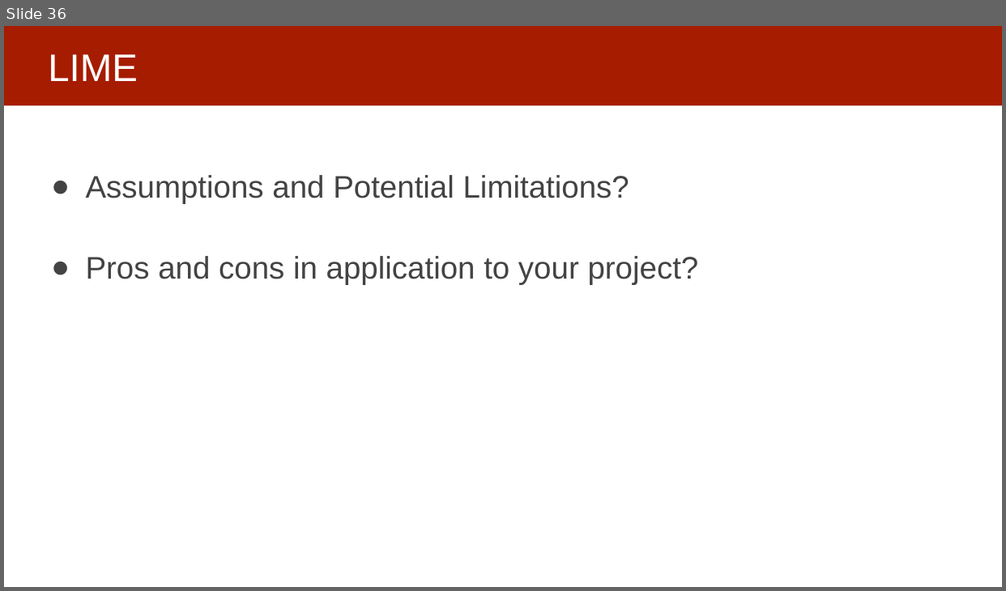
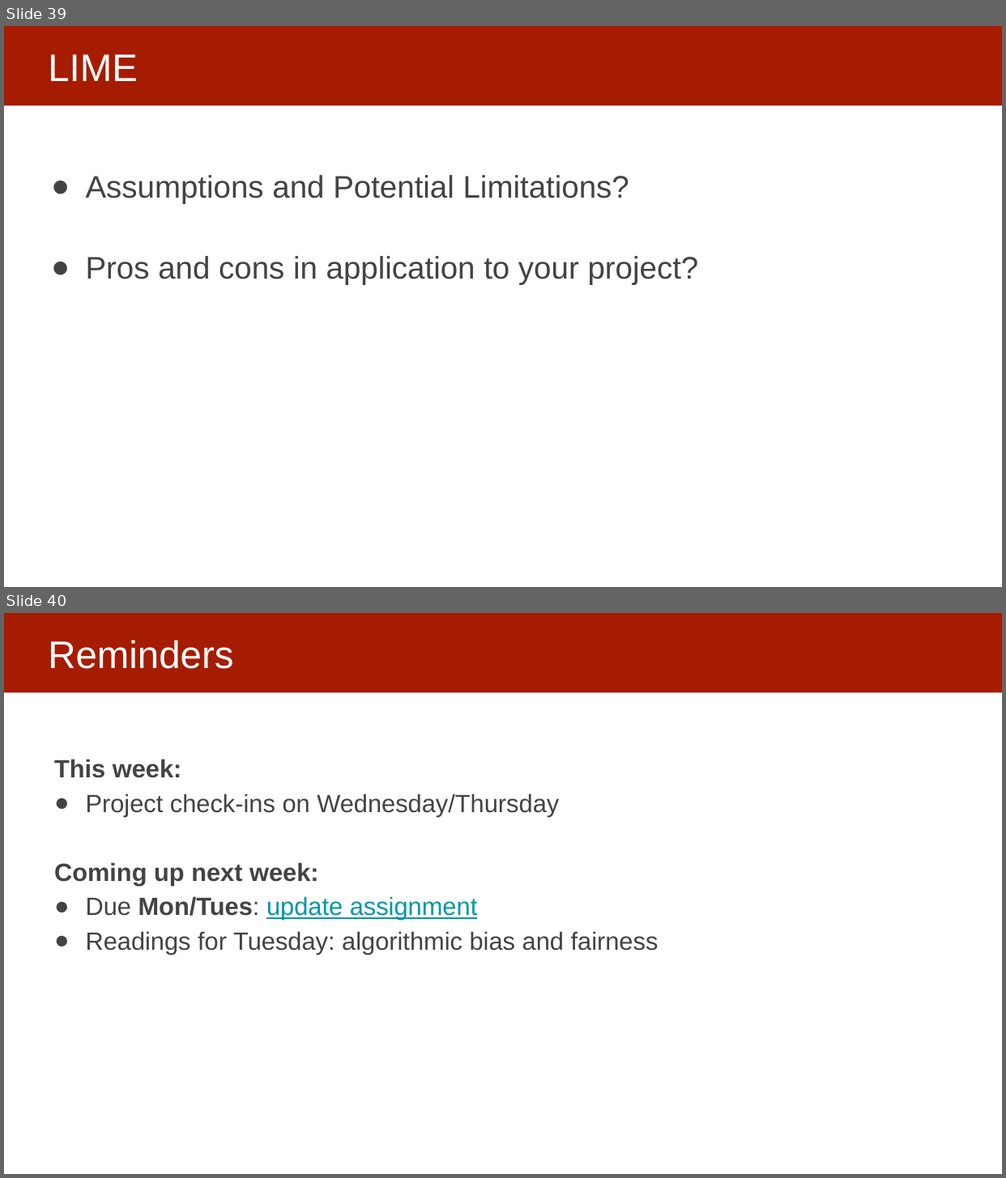
Before and after one commit to dssg/mlforpublicpolicylab, a slide deck: 11 - Model Interpretability Pt 2/Interpretability part 2.pptx. Shown one above the other, each under a label of ours: slide 36 before the commit, slides 39 and 40 after it. The pictures are 1006x591 and 1006x1178 pixels, drawn with LibreOffice and Linux fonts; fonts in the diff are those of the drawing. Boxes give left, top, right and bottom in pixels: in the first picture for what was removed or moved away, otherwise in the second. Text is boxed around its words. In the diff, an @@ line names an element or a change of style, - is before the commit and + after.

```diff
--- a/11 - Model Interpretability Pt 2/Interpretability part 2.pptx
+++ b/11 - Model Interpretability Pt 2/Interpretability part 2.pptx
@@ slide 40 added at (4, 613, 1002, 1174), background #FFFFFF; not listed: 1 template element that a slide beside it also shows @@
@@ title added at (48, 640, 233, 669), 37 pt, text #FFFFFF @@
+Reminders
@@ text added at (54, 759, 658, 954), 24 pt, text #434343 @@
+This week:
+● Project check-ins on Wednesday/Thursday
+Coming up next week:
+● Due Mon/Tues: update assignment
+● Readings for Tuesday: algorithmic bias and fairness
@@ what was slide 36 is now slide 39 @@
```
Also in this commit, not shown: 4 slides changed, 3 other slides added, 1 slide removed.
